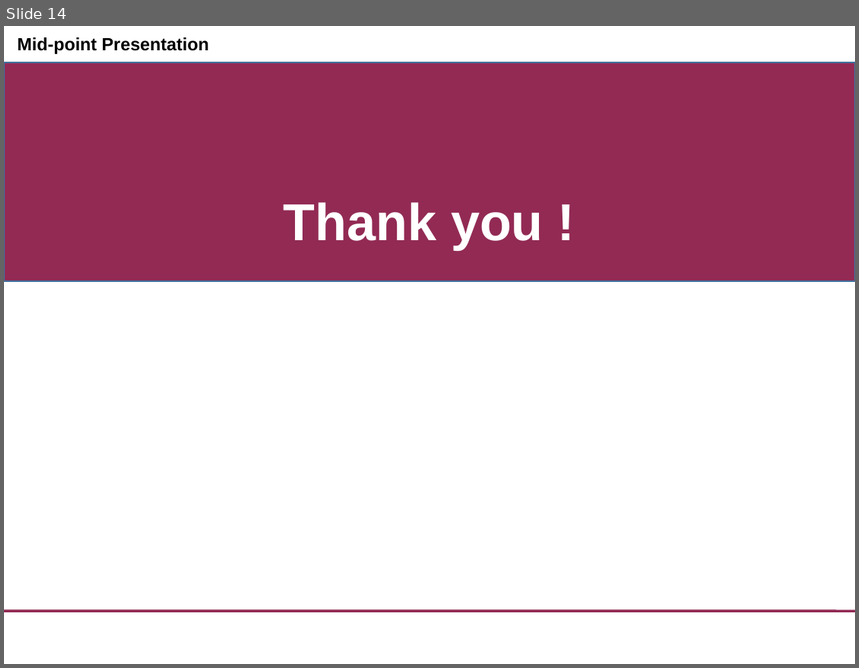
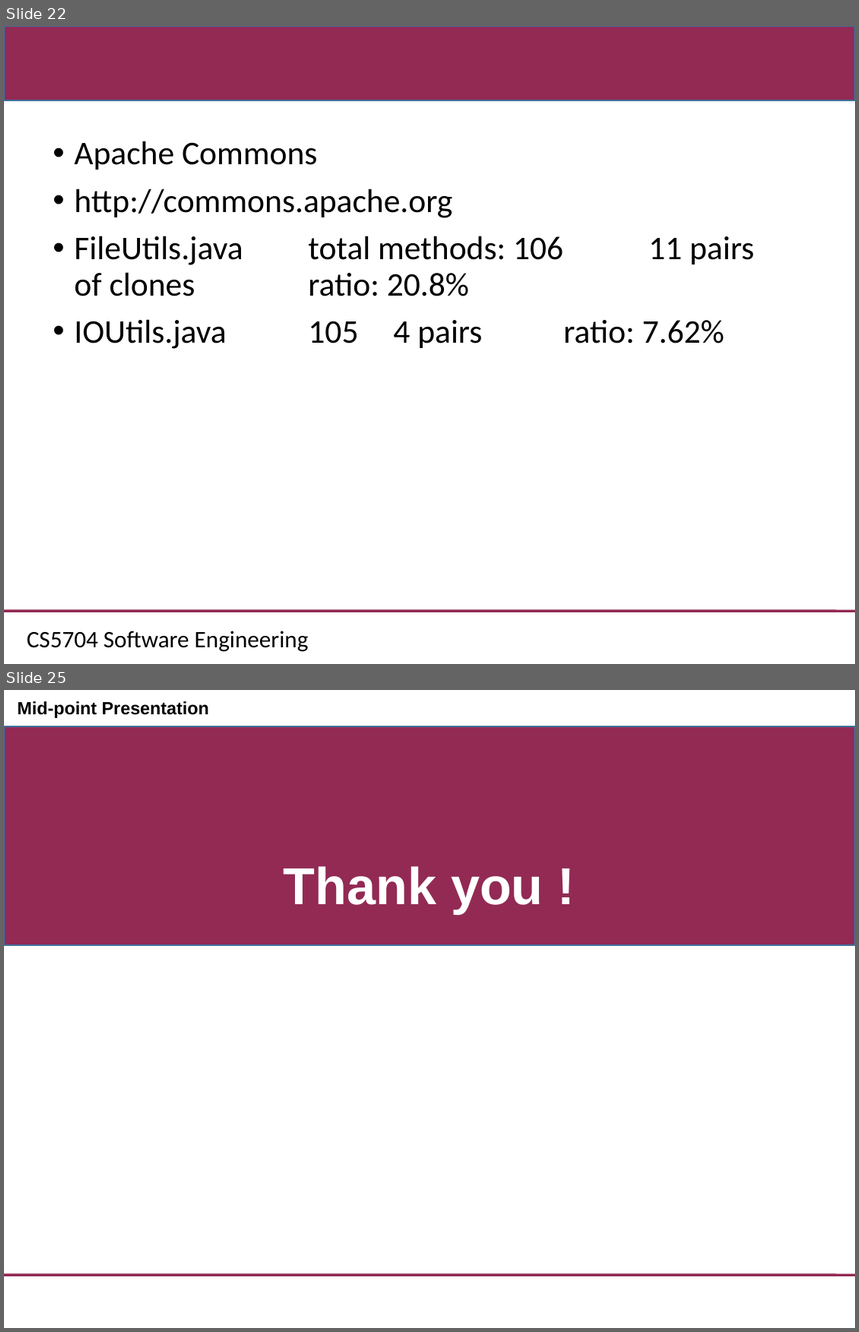
Before and after one commit to CSCC5704/Documents, a slide deck: CS5704_midpresentation.ppt. Shown one above the other, each under a label of ours: slide 14 before the commit, slides 22 and 25 after it; the slides between them are not shown. The pictures are 859x668 and 859x1332 pixels, drawn with LibreOffice and Linux fonts; fonts in the diff are those of the drawing; background and template pictures are left out. Boxes give left, top, right and bottom in pixels: in the first picture for what was removed or moved away, otherwise in the second. Text is boxed around its words. In the diff, an @@ line names an element or a change of style, - is before the commit and + after.

```diff
--- a/CS5704_midpresentation.ppt
+++ b/CS5704_midpresentation.ppt
@@ slide 22 added at <box>4,26,855,664</box>, background #FFFFFF; not listed: 1 template element that a slide beside it also shows @@
@@ rectangle added at <box>4,26,855,101</box>, fill #922A54, outline #41719C 0.99 pt @@
@@ text added at <box>74,141,754,349</box>, 28 pt, text #000000 @@
+• Apache Commons
+• http://commons.apache.org
+• FileUtils.java total methods: 106 11 pairs of clones ratio: 20.8%
+• IOUtils.java 105 4 pairs ratio: 7.62%
@@ text added at <box>27,631,309,652</box>, 20 pt, text #000000 @@
+CS5704 Software Engineering
@@ what was slide 14 is now slide 25 @@
```
Also in this commit, not shown: 7 slides changed, 14 other slides added, 4 slides removed, 1 other file.
